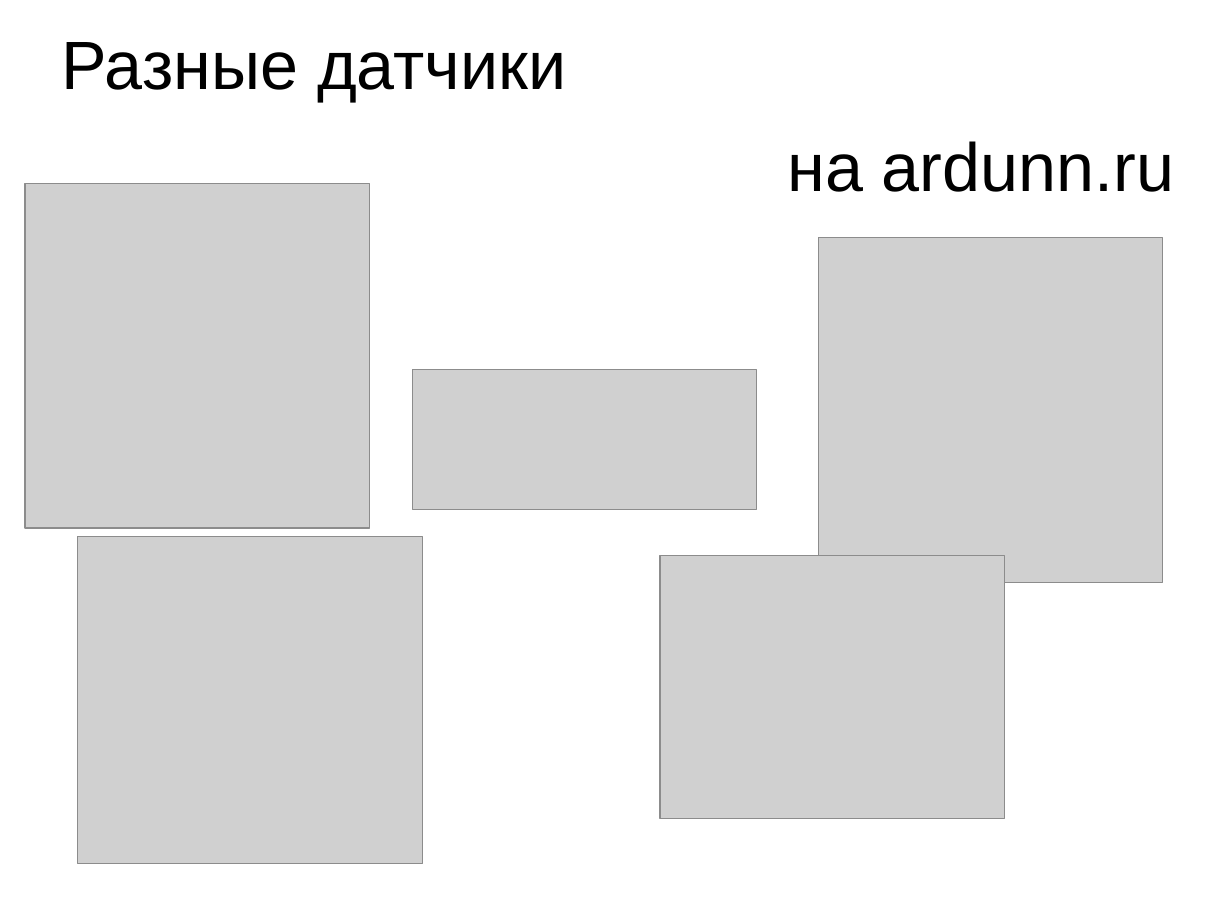
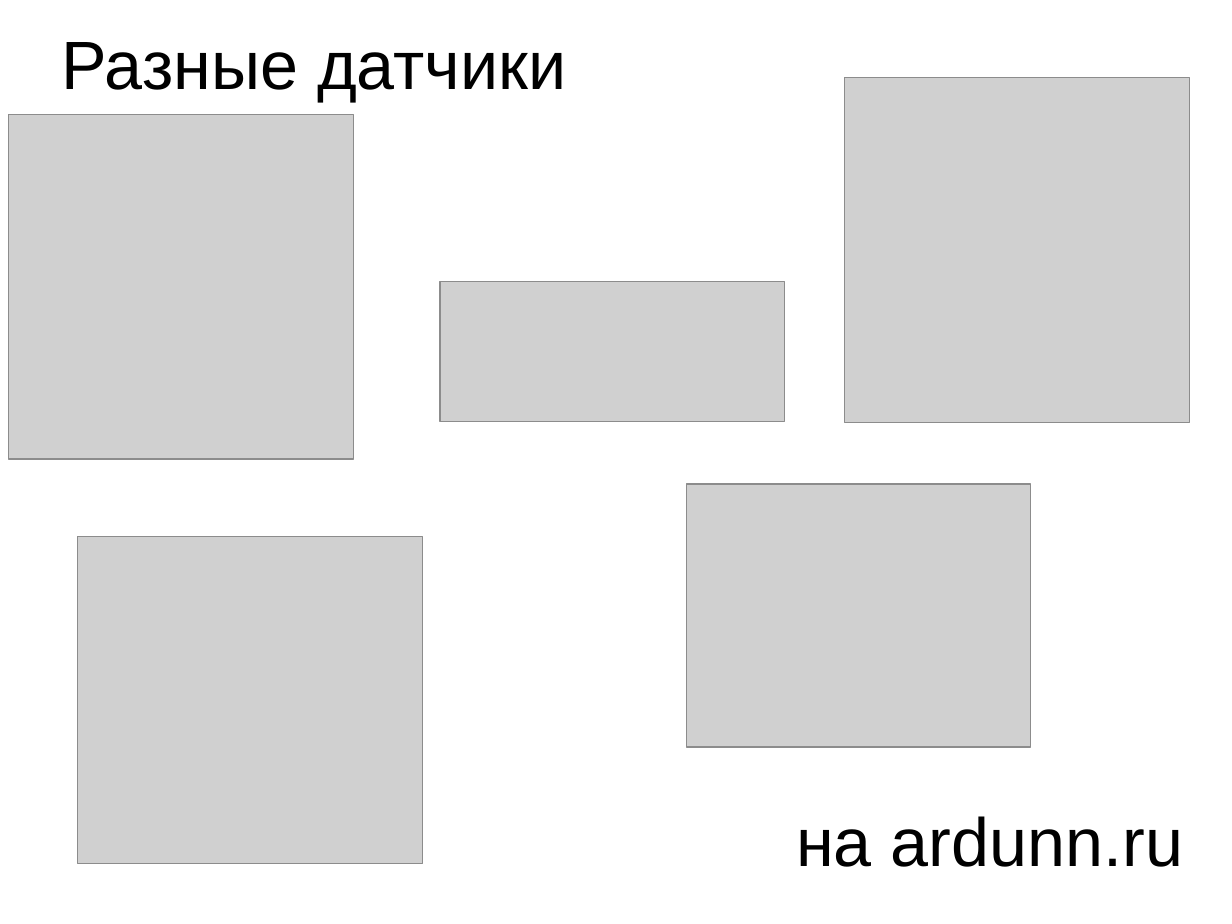
Before and after one commit to 1i7/lessons, a slide deck: slide 19 of chipkit-robot-intro/Программирование микроконтроллеров.odp. Drawn at 1232x924 pixels with LibreOffice and Linux fonts; fonts in the diff are those of the drawing; grey boxes stand for pictures. Boxes give left, top, right and bottom in pixels: in the first picture for what was removed or moved away, otherwise in the second. Text is boxed around its words. In the diff, an @@ line names an element or a change of style, - is before the commit and + after.

```diff
--- a/chipkit-robot-intro/Программирование микроконтроллеров.odp
+++ b/chipkit-robot-intro/Программирование микроконтроллеров.odp
@@ picture: place and size @@
-picture at [818,238,1163,582]
+picture at [845,78,1190,423]
@@ picture: place and size @@
-picture at [25,183,369,528]
+picture at [9,114,353,458]
@@ picture: place and size @@
-picture at [413,370,757,510]
+picture at [440,282,785,421]
@@ picture: place and size @@
-picture at [661,556,1005,818]
+picture at [686,484,1031,747]
@@ text "на ardunn.ru": place and size @@
-text "на ardunn.ru" at [787,141,1174,192]
+text "на ardunn.ru" at [796,816,1183,867]
```
Also in this commit, not shown: 2 other slides changed, 1 slide added, 1 other file.
